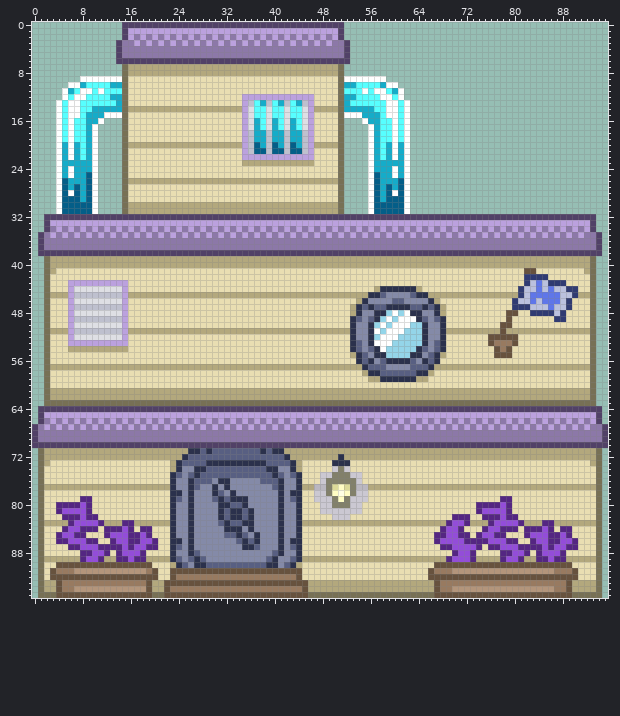
File history of a sprite sheet, assets/Houses/house_3x3_a.png. That is the earlier state.
The file is 96x96 pixels.
And afterwards:
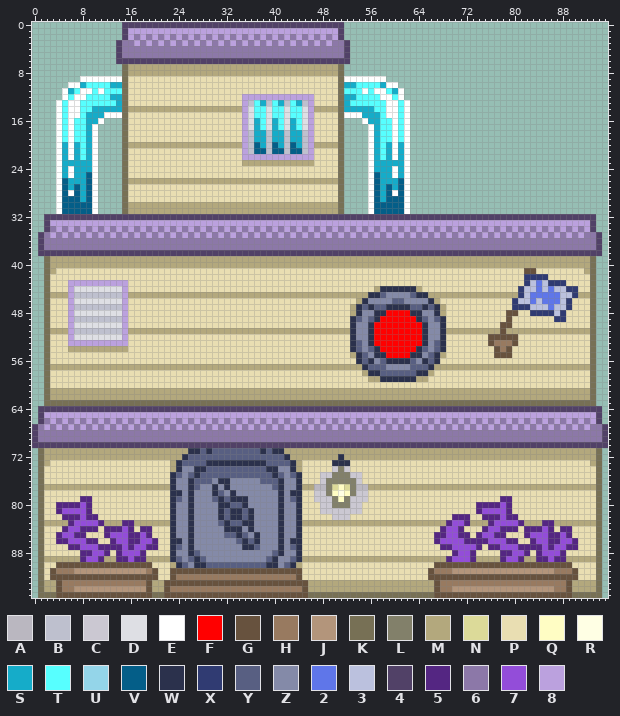
Palette (. is transparent): A #bab7c0  B #bec0ce  C #cbc8d2  D #dedfe4  E #ffffff  F #ff0000  G #67523e  H #987a60  J #b3957b  K #777055  L #82806a  M #b3a87d  N #dcda99  P #e9deb2  Q #fffdc4  R #ffffe4  S #15acc9  T #57ffff  U #94d5e9  V #045e88  W #2b314c  X #303b72  Y #585f82  Z #848aa8  2 #5f76e9  3 #bbc1de  4 #514167  5 #542682  6 #8c78a8  7 #934dd9  8 #bba1de
The author wrote: updated house graphics to use day/night windows
Diff:
The edit turns colour E into colour F in row 48 at x 60 and 62; in row 49 at x 59 and 61 to 63; in row 50 at x 58 and 60 to 62; in row 51 at x 57 and 59 to 61; in row 52 at x 58 to 60; in row 53 at x 57 to 59.
The edit turns colour E into colour F in row 54 at x 58.
The edit turns colour U into colour F in row 48 at x 59 and 61; in row 49 at x 58 and 60; in row 50 at x 57, 59 and 63 to 64; in row 51 at x 58 and 62 to 64; in row 52 at x 57 and 61 to 64; in row 53 at x 60 to 64.
The edit turns colour U into colour F in row 54 at x 59 to 63; in row 55 at x 59 to 62.
Where, in picture pixels (left, top, right, bottom), the same in both pictures:
changed: (374, 310, 422, 358)
